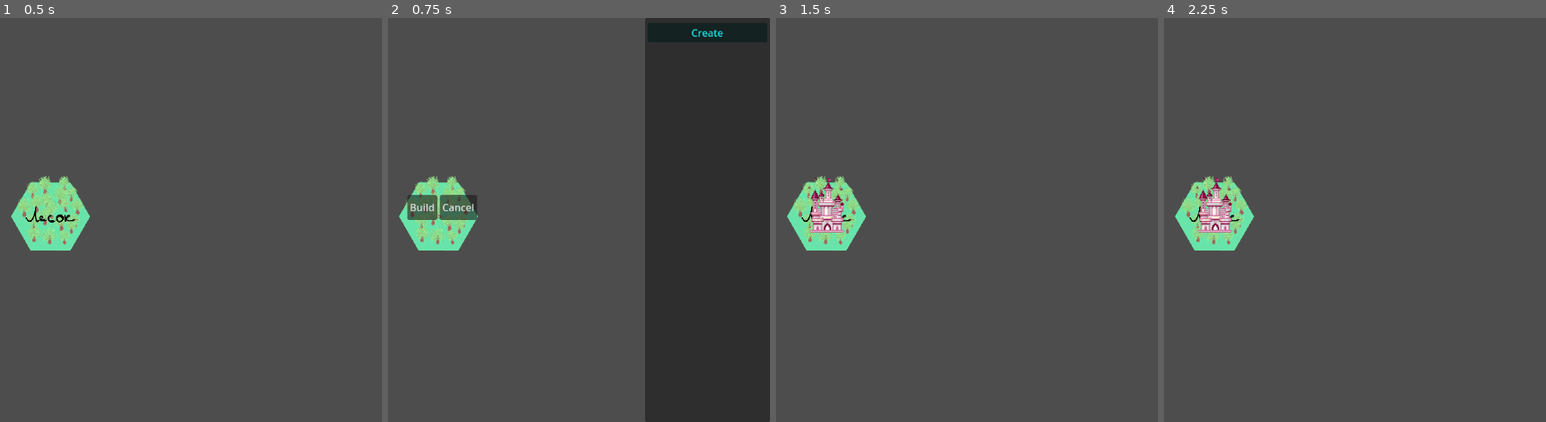
Above: before the commit, frames 1-4 (left to right).
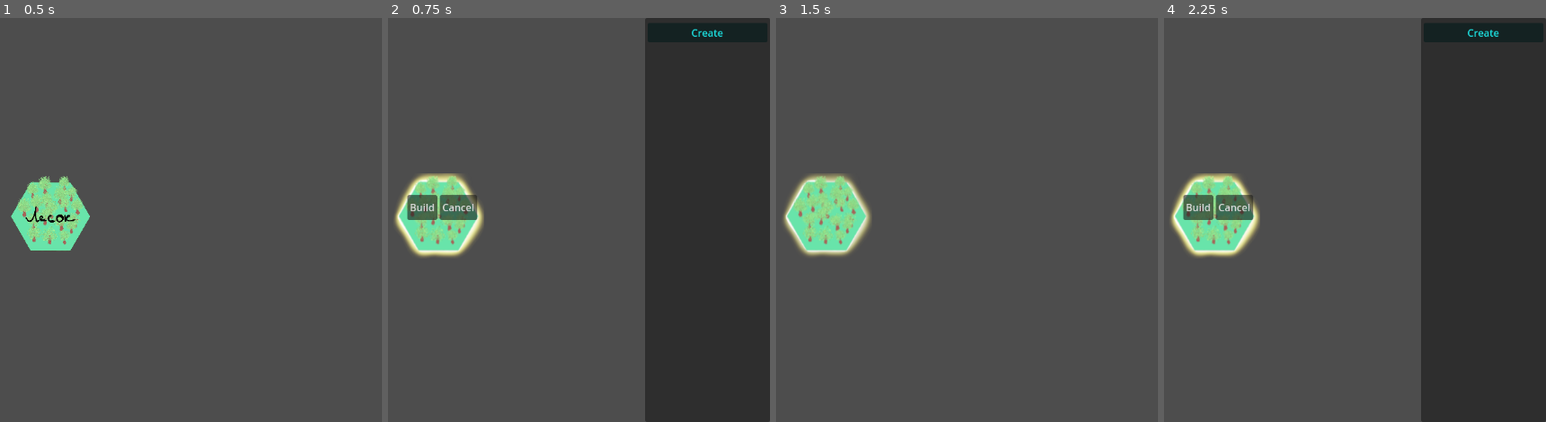
Above: after the commit, the same moments.

Repository: iamblobfish/best_defence
Game: Godot game, scene res://forest_tile.tscn
Two runs of this game, one before a commit and one after it. Both use one fixed random seed, a clock stepped at 60 frames per second and the inputs below.
Inputs (mouse positions are in pixels of both pictures, inside the frame that each line leads up to):
- Up to frame 1 (0.5 s): no input
- Up to frame 2 (0.75 s): click (437, 215) at 0.5 s
- Up to frame 3 (1.5 s): click "Build" at 1.25 s
- Up to frame 4 (2.25 s): click (1213, 215) at 2.02 s

Frame 1 is identical in both runs. In frame 2, 1.3% of the frame differs, in the area x 1-26%, y 38-60%; in frame 3, 2.0%; in frame 4, 35%, in the area x 1-100%, y 0-100%.

Commit message:
shiny tiles added and switched press to focus

Diff:
--- a/forest_tile.gd
+++ b/forest_tile.gd
@@ -11,10 +11,8 @@
 	pass
 
 func _pressed():
-	print("Pressed: ")
-	$HBoxContainer.show()
-	$Window.show_add(['one', 'two'])
-	$Window.show()
+	pass
+
 
 func _on_button_2_pressed():
 	$HBoxContainer.hide()
@@ -22,3 +20,15 @@
 func _on_button_pressed():
 	$HBoxContainer.hide()
 	$TextureButton.show()
+
+
+
+func _on_focus_entered():
+	print("Pressed: ")
+	$HBoxContainer.show()
+	$Window.show_add(['one', 'two'])
+	$Window.show()
+
+
+func _on_focus_exited():
+	$HBoxContainer.hide()
--- a/forest_tile.tscn
+++ b/forest_tile.tscn
@@ -2,7 +2,7 @@
 
 [ext_resource type="Texture2D" uid="uid://t6j7wy048eib" path="res://tiles/forest_128.png" id="1_e1h4a"]
 [ext_resource type="Script" path="res://forest_tile.gd" id="2_23mvv"]
-[ext_resource type="Texture2D" uid="uid://kfb1wndpbpvc" path="res://tiles/forest_base.png" id="2_isy72"]
+[ext_resource type="Texture2D" uid="uid://qfgntyuxse2a" path="res://tiles/shiny_forest.png" id="2_megp1"]
 [ext_resource type="Script" path="res://HBoxContainer.gd" id="3_o7ncl"]
 [ext_resource type="Script" path="res://Button2.gd" id="4_vg6ei"]
 [ext_resource type="Texture2D" uid="uid://dndhntgli5g38" path="res://tiles/castle_pink.png" id="6_4u05m"]
@@ -15,7 +15,8 @@
 offset_right = 685.0
 offset_bottom = 382.0
 texture_normal = ExtResource("1_e1h4a")
-texture_hover = ExtResource("2_isy72")
+texture_hover = ExtResource("2_megp1")
+texture_focused = ExtResource("2_megp1")
 stretch_mode = 3
 script = ExtResource("2_23mvv")
 
@@ -47,6 +48,8 @@
 
 [node name="Window" parent="." instance=ExtResource("8_14tr2")]
 
+[connection signal="focus_entered" from="." to="." method="_on_focus_entered"]
+[connection signal="focus_exited" from="." to="." method="_on_focus_exited"]
 [connection signal="mouse_entered" from="." to="." method="_on_mouse_entered"]
 [connection signal="mouse_exited" from="." to="." method="_on_mouse_exited"]
 [connection signal="pressed" from="HBoxContainer/Button" to="." method="_on_button_pressed"]
--- a/grid.tscn
+++ b/grid.tscn
@@ -11,11 +11,11 @@
 [sub_resource type="TileSet" id="TileSet_yn5s4"]
 tile_shape = 3
 tile_offset_axis = 1
-tile_size = Vector2i(126, 106)
+tile_size = Vector2i(130, 115)
 sources/2 = SubResource("TileSetScenesCollectionSource_tb11a")
 
 [node name="TileMap" type="TileMap"]
-position = Vector2(1, 2)
+position = Vector2(-299, -59)
 tile_set = SubResource("TileSet_yn5s4")
 rendering_quadrant_size = 10
 format = 2
@@ -23,26 +23,51 @@
 script = ExtResource("2_npl25")
 
 [node name="ForestTile2" parent="." instance=ExtResource("1_06fm2")]
+visible = false
+offset_left = 70.0
+offset_top = 47.0
+offset_right = 198.0
+offset_bottom = 175.0
 
 [node name="Window" parent="." instance=ExtResource("3_ghqwk")]
 
+[connection signal="focus_entered" from="ForestTile" to="ForestTile" method="_on_focus_entered"]
+[connection signal="focus_exited" from="ForestTile" to="ForestTile" method="_on_focus_exited"]
 [connection signal="mouse_entered" from="ForestTile" to="ForestTile" method="_on_mouse_entered"]
 [connection signal="mouse_exited" from="ForestTile" to="ForestTile" method="_on_mouse_exited"]
-[connection signal="mouse_entered" from="@TextureButton@19182" to="@TextureButton@19182" method="_on_mouse_entered"]
-[connection signal="mouse_exited" from="@TextureButton@19182" to="@TextureButton@19182" method="_on_mouse_exited"]
-[connection signal="mouse_entered" from="@TextureButton@19185" to="@TextureButton@19185" method="_on_mouse_entered"]
-[connection signal="mouse_exited" from="@TextureButton@19185" to="@TextureButton@19185" method="_on_mouse_exited"]
-[connection signal="mouse_entered" from="@TextureButton@19188" to="@TextureButton@19188" method="_on_mouse_entered"]
-[connection signal="mouse_exited" from="@TextureButton@19188" to="@TextureButton@19188" method="_on_mouse_exited"]
-[connection signal="mouse_entered" from="@TextureButton@19191" to="@TextureButton@19191" method="_on_mouse_entered"]
-[connection signal="mouse_exited" from="@TextureButton@19191" to="@TextureButton@19191" method="_on_mouse_exited"]
-[connection signal="mouse_entered" from="@TextureButton@19194" to="@TextureButton@19194" method="_on_mouse_entered"]
-[connection signal="mouse_exited" from="@TextureButton@19194" to="@TextureButton@19194" method="_on_mouse_exited"]
-[connection signal="mouse_entered" from="@TextureButton@19197" to="@TextureButton@19197" method="_on_mouse_entered"]
-[connection signal="mouse_exited" from="@TextureButton@19197" to="@TextureButton@19197" method="_on_mouse_exited"]
-[connection signal="mouse_entered" from="@TextureButton@19200" to="@TextureButton@19200" method="_on_mouse_entered"]
-[connection signal="mouse_exited" from="@TextureButton@19200" to="@TextureButton@19200" method="_on_mouse_exited"]
-[connection signal="mouse_entered" from="@TextureButton@19203" to="@TextureButton@19203" method="_on_mouse_entered"]
-[connection signal="mouse_exited" from="@TextureButton@19203" to="@TextureButton@19203" method="_on_mouse_exited"]
-[connection signal="mouse_entered" from="@TextureButton@19206" to="@TextureButton@19206" method="_on_mouse_entered"]
-[connection signal="mouse_exited" from="@TextureButton@19206" to="@TextureButton@19206" method="_on_mouse_exited"]
+[connection signal="focus_entered" from="@TextureButton@64664" to="@TextureButton@64664" method="_on_focus_entered"]
+[connection signal="focus_exited" from="@TextureButton@64664" to="@TextureButton@64664" method="_on_focus_exited"]
+[connection signal="mouse_entered" from="@TextureButton@64664" to="@TextureButton@64664" method="_on_mouse_entered"]
+[connection signal="mouse_exited" from="@TextureButton@64664" to="@TextureButton@64664" method="_on_mouse_exited"]
+[connection signal="focus_entered" from="@TextureButton@64667" to="@TextureButton@64667" method="_on_focus_entered"]
+[connection signal="focus_exited" from="@TextureButton@64667" to="@TextureButton@64667" method="_on_focus_exited"]
+[connection signal="mouse_entered" from="@TextureButton@64667" to="@TextureButton@64667" method="_on_mouse_entered"]
+[connection signal="mouse_exited" from="@TextureButton@64667" to="@TextureButton@64667" method="_on_mouse_exited"]
+[connection signal="focus_entered" from="@TextureButton@64670" to="@TextureButton@64670" method="_on_focus_entered"]
+[connection signal="focus_exited" from="@TextureButton@64670" to="@TextureButton@64670" method="_on_focus_exited"]
+[connection signal="mouse_entered" from="@TextureButton@64670" to="@TextureButton@64670" method="_on_mouse_entered"]
+[connection signal="mouse_exited" from="@TextureButton@64670" to="@TextureButton@64670" method="_on_mouse_exited"]
+[connection signal="focus_entered" from="@TextureButton@64673" to="@TextureButton@64673" method="_on_focus_entered"]
+[connection signal="focus_exited" from="@TextureButton@64673" to="@TextureButton@64673" method="_on_focus_exited"]
+[connection signal="mouse_entered" from="@TextureButton@64673" to="@TextureButton@64673" method="_on_mouse_entered"]
+[connection signal="mouse_exited" from="@TextureButton@64673" to="@TextureButton@64673" method="_on_mouse_exited"]
+[connection signal="focus_entered" from="@TextureButton@64676" to="@TextureButton@64676" method="_on_focus_entered"]
+[connection signal="focus_exited" from="@TextureButton@64676" to="@TextureButton@64676" method="_on_focus_exited"]
+[connection signal="mouse_entered" from="@TextureButton@64676" to="@TextureButton@64676" method="_on_mouse_entered"]
+[connection signal="mouse_exited" from="@TextureButton@64676" to="@TextureButton@64676" method="_on_mouse_exited"]
+[connection signal="focus_entered" from="@TextureButton@64679" to="@TextureButton@64679" method="_on_focus_entered"]
+[connection signal="focus_exited" from="@TextureButton@64679" to="@TextureButton@64679" method="_on_focus_exited"]
+[connection signal="mouse_entered" from="@TextureButton@64679" to="@TextureButton@64679" method="_on_mouse_entered"]
+[connection signal="mouse_exited" from="@TextureButton@64679" to="@TextureButton@64679" method="_on_mouse_exited"]
+[connection signal="focus_entered" from="@TextureButton@64682" to="@TextureButton@64682" method="_on_focus_entered"]
+[connection signal="focus_exited" from="@TextureButton@64682" to="@TextureButton@64682" method="_on_focus_exited"]
+[connection signal="mouse_entered" from="@TextureButton@64682" to="@TextureButton@64682" method="_on_mouse_entered"]
+[connection signal="mouse_exited" from="@TextureButton@64682" to="@TextureButton@64682" method="_on_mouse_exited"]
+[connection signal="focus_entered" from="@TextureButton@64685" to="@TextureButton@64685" method="_on_focus_entered"]
+[connection signal="focus_exited" from="@TextureButton@64685" to="@TextureButton@64685" method="_on_focus_exited"]
+[connection signal="mouse_entered" from="@TextureButton@64685" to="@TextureButton@64685" method="_on_mouse_entered"]
+[connection signal="mouse_exited" from="@TextureButton@64685" to="@TextureButton@64685" method="_on_mouse_exited"]
+[connection signal="focus_entered" from="@TextureButton@64688" to="@TextureButton@64688" method="_on_focus_entered"]
+[connection signal="focus_exited" from="@TextureButton@64688" to="@TextureButton@64688" method="_on_focus_exited"]
+[connection signal="mouse_entered" from="@TextureButton@64688" to="@TextureButton@64688" method="_on_mouse_entered"]
+[connection signal="mouse_exited" from="@TextureButton@64688" to="@TextureButton@64688" method="_on_mouse_exited"]
Binary file added: tiles/shiny_forest.png
Not shown, added: tiles/shiny_forest.png.import
Not shown, added: .DS_Store
Not shown, added: tiles/.DS_Store
